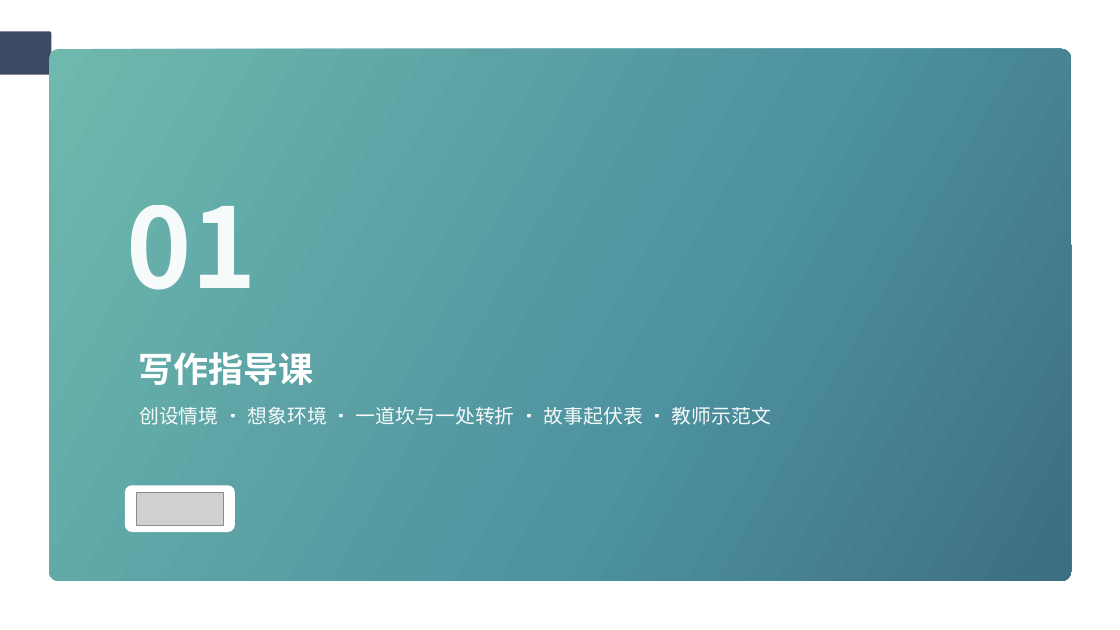
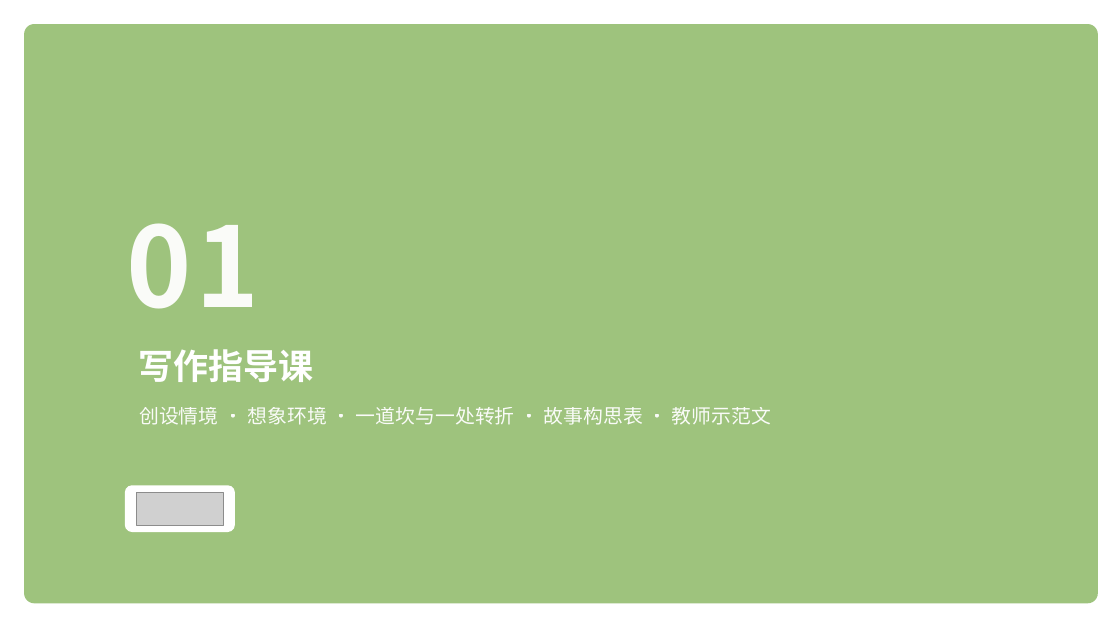
Before and after one commit to wuwenjia6498/laojohn-lesson-plan, a slide deck: slide 2 of 写作课件PPT输出/六上-第四单元-笔尖流出的故事/六上-第四单元-笔尖流出的故事-课件PPT.pptx. Drawn at 1120x630 pixels with LibreOffice and Linux fonts; fonts in the diff are those of the drawing; grey boxes stand for pictures. Boxes give left, top, right and bottom in pixels: in the first picture for what was removed or moved away, otherwise in the second. Text is boxed around its words. In the diff, an @@ line names an element or a change of style, - is before the commit and + after.

```diff
--- a/写作课件PPT输出/六上-第四单元-笔尖流出的故事/六上-第四单元-笔尖流出的故事-课件PPT.pptx
+++ b/写作课件PPT输出/六上-第四单元-笔尖流出的故事/六上-第四单元-笔尖流出的故事-课件PPT.pptx
@@ rounded rectangle: place and size @@
-rounded rectangle at [49,49,1071,581]
+rounded rectangle at [24,24,1098,603]
@@ rounded rectangle at [24,24,1098,603]: fill gradient #6FB8AD to #4E93A0 to #3D6E82 to #9EC37D @@
@@ rounded rectangle removed at [0,31,51,74] @@
@@ text "01" at [126,223,260,309]: letter spacing 0 to 4.5 pt; line spacing 0.87 to 1 @@
@@ text "写作指导课" at [138,349,313,382]: line spacing 0.99 to 0.89 @@
@@ text at [139,407,771,425]: text changed @@
-创设情境 · 想象环境 · 一道坎与一处转折 · 故事起伏表 · 教师示范文
+创设情境 · 想象环境 · 一道坎与一处转折 · 故事构思表 · 教师示范文
```
Also in this commit, not shown: 27 other slides changed, 1 slide added, 1 slide removed, 4 other files.
